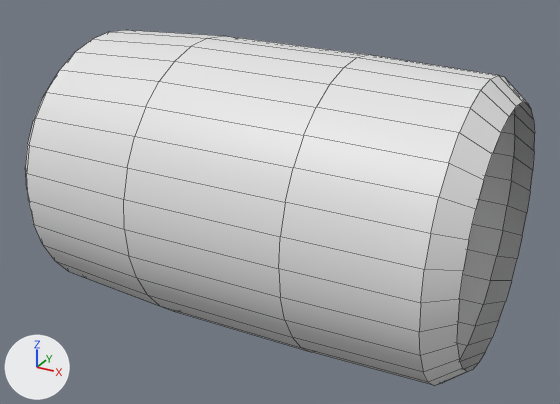
Renders of the FBX model Assets/Art/Meshs/1-Enviros/Kit/Pipe/SM_Pipe_Detail_01.fbx from each side of a commit.
Camera for both pictures: a 50 mm lens placed at (1.03, -5.14, 2.47), pointed at (-1.78, -0.02, -0.09). Arrows for +X, +Y and +Z are at lower left; the lights stay in place. The picture after the commit comes second. Mesh edges are drawn as thin lines.

Names of what the first picture shows: 'SM_Pipe_Detail_01'.
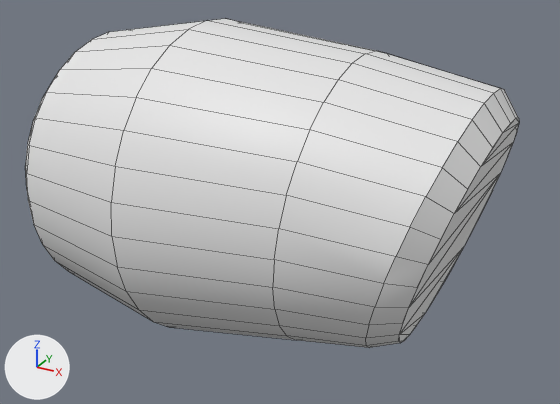
What differs and where, as boxes (x1, y1, x2, y2) in the pictures (560 x 404 px; the box of a moved part takes in the faces that stretch with it):
'SM_Pipe_Detail_01', reshaped (7% shorter)
    before: (25, 30, 535, 385)
    after: (25, 19, 519, 348)
part 1 of me_circle_002, moved or reshaped
    before: (27, 30, 535, 385)
    after: (27, 19, 519, 348)

Edits to the bpy script that builds the scene:
```text
Change me_circle_002:
    used by ob_sm_pipe_detail_01; location = (0.0, 0.0, 0.0)
    remove me_circle_002.from_pydata(...)  # 192 vertices, 160 faces; spans x -3.63..0.0, y -1.18..1.18, z -1.18..1.18
    add me_circle_002.from_pydata(...)  # 192 vertices, 220 faces; spans x -3.63..-0.02, y -1.32..1.32, z -1.32..1.32
    me_circle_002 part 1
    12 vertices are removed from x 0.0, y -0.96..0.96, z -0.96..0.96
    24 faces are deleted
    3 vertices in x -1.16, y -0.23..0.23, z -1.17..-1.15 move by (-0.16, 0.0, 0.07)
    113 vertices move from x -2.45..0.0, y -1.18..1.18, z -1.18..1.18 to x -2.45..-0.02, y -1.32..1.32, z -1.32..1.32
    12 vertices are added at x -0.55..-0.03, y -0.9..0.9, z -0.89..0.84
    54 new faces join them
    other edits to the shape of me_circle_002 do not show in these pictures
```
